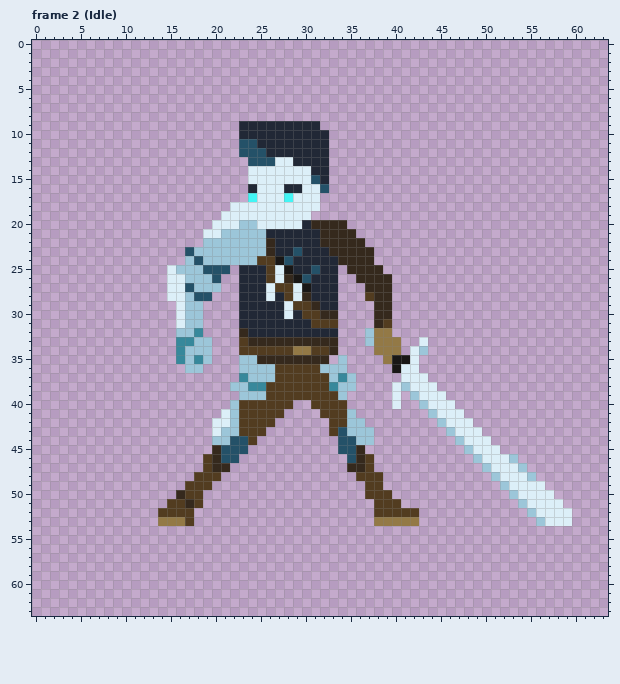
Pixel-art file: Aseprite/Hero makeover new sword.aseprite. Above: the version before the commit.
64x64 pixels, 18 frames. Shown: frame 2 (Idle). The commit also changed other frames, which this record leaves out.
Now the later version:
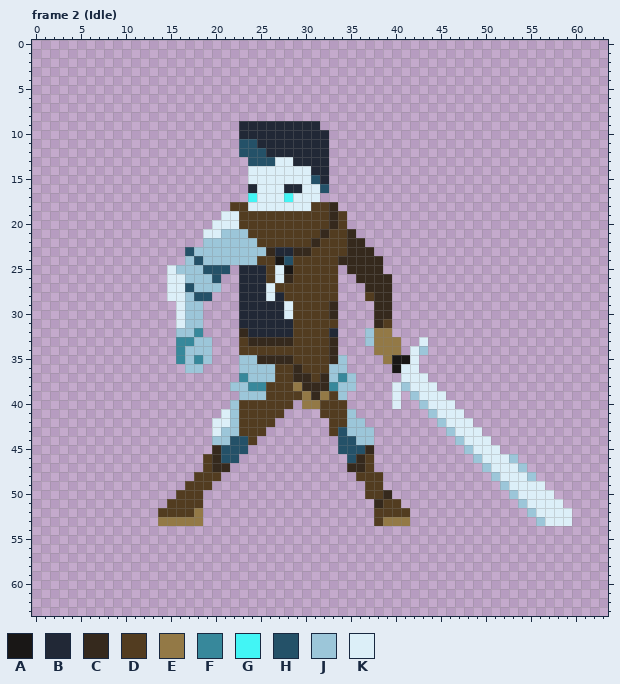
Palette (. is transparent): A #191716  B #212836  C #35291d  D #523c20  E #937946  F #37889b  G #42f5f5  H #245168  J #9cc6d9  K #dceff8
Edits made:
layer "Character/Head+Scarf/scarf" now shown
Frame 2 (Idle):
The author put colour C in rows 18 to 19 at x 33; in row 24 at x 38; in row 35 at x 33; in row 45 at x 37.
Colour B becomes colour C in row 22 at x 31; in row 23 at x 30; in row 29 at x 33.
Colour D becomes colour C in row 36 at x 29; in row 37 at x 29 to 30 and 32; in row 38 at x 30 to 32; in row 39 at x 31; in row 50 at x 39; in row 51 at x 38.
Colour H becomes colour C in row 23 at x 29.
The author put colour D in row 18 at x 32; in row 19 at x 31 to 32 and 34.
Colour A becomes colour D in row 26 at x 29; in row 27 at x 30.
Colour B becomes colour D in row 20 at x 30; in row 21 at x 26 to 31; in row 22 at x 27 to 30; in row 23 at x 31 to 32; in row 24 at x 29 to 33; in row 25 at x 29 to 30 and 32 to 33.
Colour B becomes colour D in rows 26 to 28 at x 31 to 33; in row 29 at x 32; in row 30 at x 29; in row 31 at x 29 to 30; in row 32 at x 29 to 32.
Colour C becomes colour D in row 20 at x 31 to 32 and 34; in row 21 at x 33 to 34; in row 22 at x 26 and 32 to 34; in row 23 at x 33 to 34; in row 28 at x 30; in row 29 at x 31.
Colour C becomes colour D in row 30 at x 32; in row 33 at x 29 to 32; in row 35 at x 29 to 32; in row 50 at x 16; in row 51 at x 17.
Colour E becomes colour D in row 34 at x 29 to 30; in row 53 at x 38.
Colour H becomes colour D in row 25 at x 31; in row 26 at x 30.
Colour J becomes colour D in row 20 at x 23 to 24; in row 21 at x 24 to 25; in row 22 at x 25; in row 36 at x 32.
Colour K becomes colour D in row 18 at x 22 to 23 and 31; in row 19 at x 23 to 30; in row 20 at x 25 to 29; in rows 27 to 28 at x 29.
The author put colour E in row 40 at x 30; in rows 52 to 53 at x 18.
Colour D becomes colour E in row 38 at x 29; in row 39 at x 30 and 32; in row 40 at x 31; in row 53 at x 17.
Colour C becomes colour H in row 45 at x 36.
Colour D is gone in row 52 at x 42.
Colour E is gone in row 53 at x 42.
